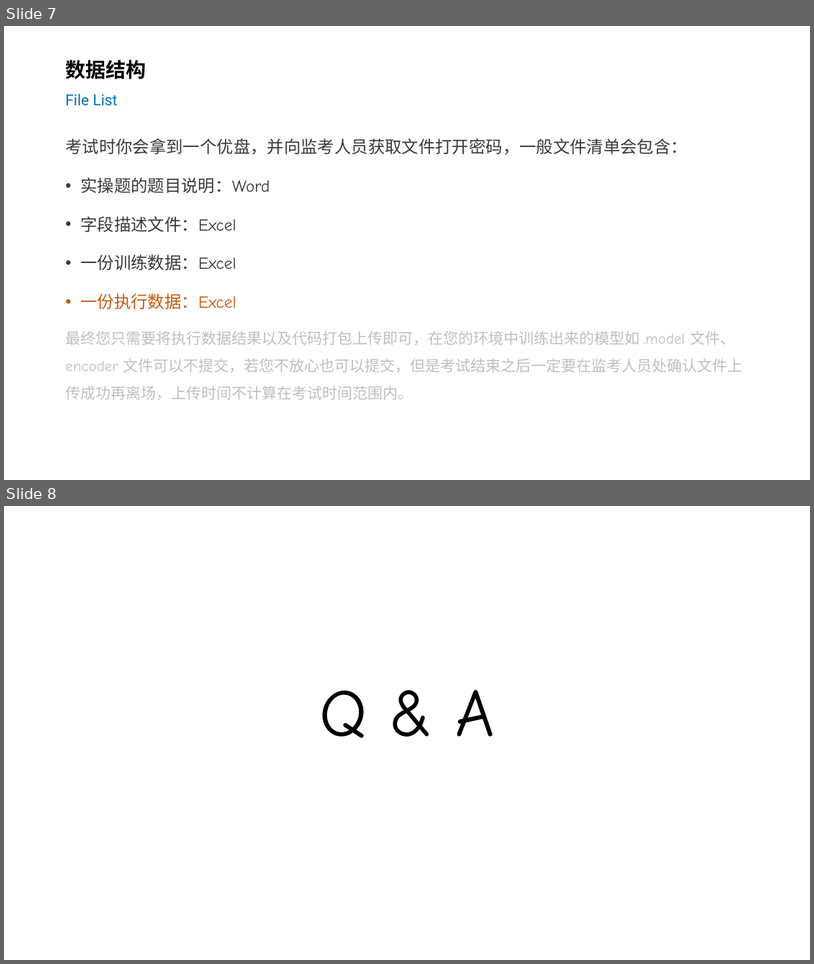
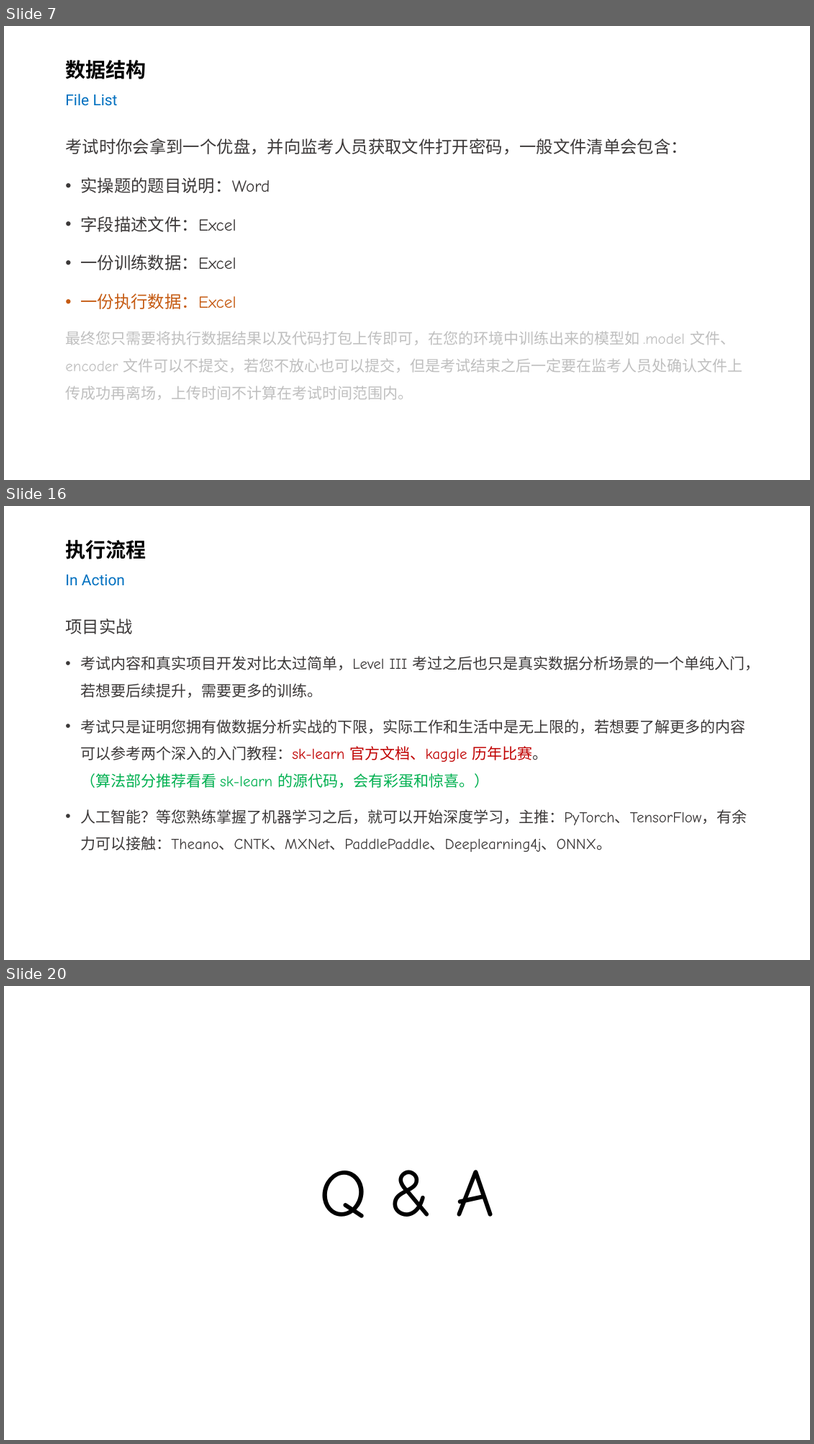
Before and after one commit to silentbalanceyh/cda-exam, a slide deck: ppt/01.基本准备.pptx. Shown one above the other, each under a label of ours: slides 7 and 8 before the commit, slides 7, 16 and 20 after it; the slides between them are not shown. The pictures are 814x964 and 814x1444 pixels, drawn with LibreOffice and Linux fonts; fonts in the diff are those of the drawing; background and template pictures are left out. Boxes give left, top, right and bottom in pixels: in the first picture for what was removed or moved away, otherwise in the second. Text is boxed around its words. In the diff, an @@ line names an element or a change of style, - is before the commit and + after.

```diff
--- a/ppt/01.基本准备.pptx
+++ b/ppt/01.基本准备.pptx
@@ slide 16 added at (x1=4, y1=506, x2=810, y2=960), background #FFFFFF @@
@@ title added at (x1=65, y1=540, x2=146, y2=586), 18 pt, text #0070C0 @@
+执行流程
+In Action
@@ text added at (x1=65, y1=618, x2=760, y2=852), 18 pt, text #3B3838 @@
+项目实战
+• 考试内容和真实项目开发对比太过简单，Level III 考过之后也只是真实数据分析场景的一个单纯入门，若想要后续提升，需要更多的训练。
+• 考试只是证明您拥有做数据分析实战的下限，实际工作和生活中是无上限的，若想要了解更多的内容可以参考两个深入的入门教程：sk-learn 官方文档、kaggle 历年比赛。
+  （算法部分推荐看看 sk-learn 的源代码，会有彩蛋和惊喜。）
+• 人工智能？等您熟练掌握了机器学习之后，就可以开始深度学习，主推：PyTorch、TensorFlow，有余力可以接触：Theano、CNTK、MXNet、PaddlePaddle、Deeplearning4j、ONNX。
@@ what was slide 8 is now slide 20 @@
```
Also in this commit, not shown: 11 other slides added.
